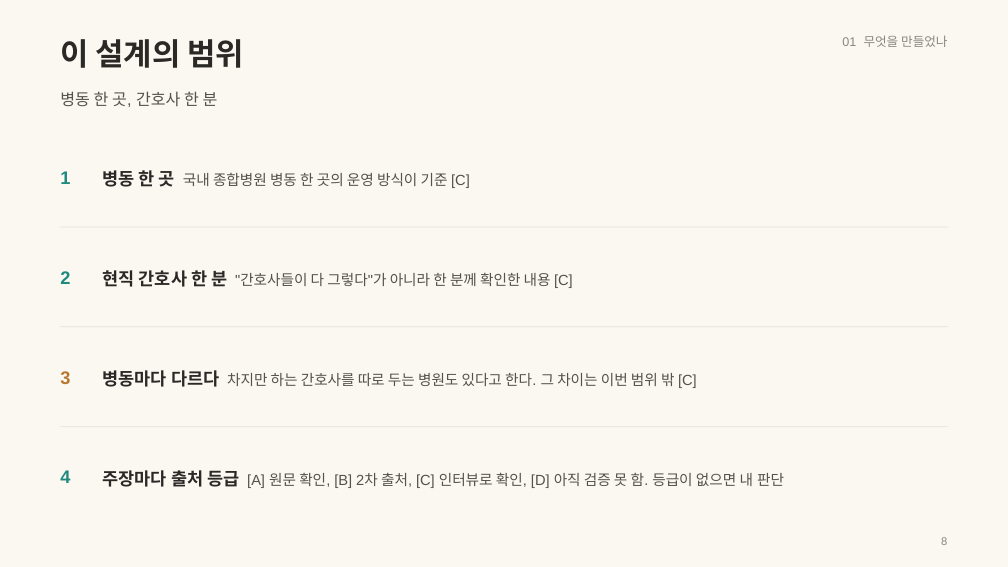
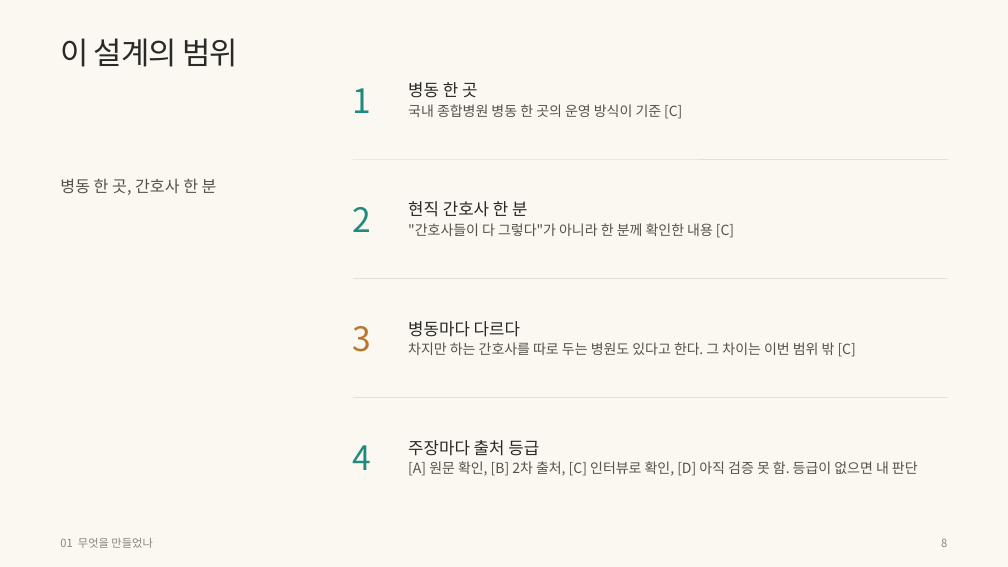
Before and after one commit to wodnjs2020136144/skala-webservice-mini, a slide deck: slide 8 of deliverables/10반_황재원_너와나의인계고리-개요.pptx. Drawn at 1008x567 pixels with LibreOffice and Linux fonts; fonts in the diff are those of the drawing. Boxes give left, top, right and bottom in pixels: in the first picture for what was removed or moved away, otherwise in the second. Text is boxed around its words. In the diff, an @@ line names an element or a change of style, - is before the commit and + after.

```diff
--- a/deliverables/10반_황재원_너와나의인계고리-개요.pptx
+++ b/deliverables/10반_황재원_너와나의인계고리-개요.pptx
@@ text "이 설계의 범위" at <box>60,38,238,67</box>: font Arial to Noto Sans CJK KR, letter spacing 0 to -0.6 pt, bold off; line spacing 1 to 1.05; vertical alignment middle to top @@
@@ text "1": place and size @@
-text "1" at <box>60,171,70,184</box>
+text "1" at <box>353,88,372,113</box>
@@ text "병동 한 곳 국내 종합병원 ...": place and size @@
-text "병동 한 곳 국내 종합병원 ..." at <box>103,170,470,188</box>
+text "병동 한 곳 국내 종합병원 ..." at <box>408,82,682,119</box>
@@ text "병동 한 곳 국내 종합병원 ..." at <box>408,82,682,119</box>: size 12.5 to 12 pt, bold off in "병동 한 곳"; size 10.5 to 10 pt in "국내 종합병원 병동 한 곳의 운영 방식이 ..."; font Arial to Noto Sans CJK KR @@
@@ text "병동 한 곳, 간호사 한 ...": place and size @@
-text "병동 한 곳, 간호사 한 ..." at <box>60,91,218,107</box>
+text "병동 한 곳, 간호사 한 ..." at <box>60,178,217,195</box>
@@ text "병동 한 곳, 간호사 한 ..." at <box>60,178,217,195</box>: font Arial to Noto Sans CJK KR; line spacing 1 to 1.25; vertical alignment middle to top @@
@@ text "2": place and size @@
-text "2" at <box>60,271,70,284</box>
+text "2" at <box>353,207,372,232</box>
@@ line added from (353, 159) to (948, 159), #E6E0D4 0.5 pt @@
@@ text "현직 간호사 한 분 "간호사들이 ...": place and size @@
-text "현직 간호사 한 분 "간호사들이 ..." at <box>103,270,573,288</box>
+text "현직 간호사 한 분 "간호사들이 ..." at <box>408,201,734,238</box>
@@ text "현직 간호사 한 분 "간호사들이 ..." at <box>408,201,734,238</box>: size 12.5 to 12 pt, bold off in "현직 간호사 한 분"; size 10.5 to 10 pt in ""간호사들이 다 그렇다"가 아니라 한 분께 확인한 ..."; font Arial to Noto Sans CJK KR @@
@@ line removed from (60, 227) to (948, 227) @@
@@ text "3": place and size @@
-text "3" at <box>60,371,70,384</box>
+text "3" at <box>353,326,372,352</box>
@@ line added from (353, 278) to (948, 278), #E6E0D4 0.5 pt @@
@@ text "병동마다 다르다 차지만 하는 간호사를 ...": place and size @@
-text "병동마다 다르다 차지만 하는 간호사를 ..." at <box>103,370,697,388</box>
+text "병동마다 다르다 차지만 하는 간호사를 ..." at <box>408,321,856,357</box>
@@ text "병동마다 다르다 차지만 하는 간호사를 ..." at <box>408,321,856,357</box>: size 12.5 to 12 pt, bold off in "병동마다 다르다"; size 10.5 to 10 pt in "차지만 하는 간호사를 따로 두는 병원도 있다고 ..."; font Arial to Noto Sans CJK KR @@
@@ line removed from (60, 327) to (948, 327) @@
@@ size 13 to 24 pt, font Arial to Noto Sans CJK KR, bold off in 4 elements at <box>353,88,372,113</box>, <box>353,207,372,232</box>, <box>353,326,372,352</box>, <box>353,445,372,470</box> @@
@@ text "4": place and size @@
-text "4" at <box>60,470,70,483</box>
+text "4" at <box>353,445,372,470</box>
@@ line moved from (60, 426) - (948, 426) to (353, 397) - (948, 397) @@
@@ text "주장마다 출처 등급 [A] 원문 ...": place and size @@
-text "주장마다 출처 등급 [A] 원문 ..." at <box>103,470,784,488</box>
+text "주장마다 출처 등급 [A] 원문 ..." at <box>408,440,918,476</box>
@@ text "주장마다 출처 등급 [A] 원문 ..." at <box>408,440,918,476</box>: size 12.5 to 12 pt, bold off in "주장마다 출처 등급"; size 10.5 to 10 pt in "[A] 원문 확인, [B] 2차 출처, [C] ..."; font Arial to Noto Sans CJK KR @@
@@ text "01 무엇을 만들었나": place and size @@
-text "01 무엇을 만들었나" at <box>842,35,947,47</box>
+text "01 무엇을 만들었나" at <box>60,538,152,548</box>
@@ text "01 무엇을 만들었나" at <box>60,538,152,548</box>: size 9 to 8 pt, font Arial to Noto Sans CJK KR; alignment right to left @@
@@ text "8" at <box>941,539,947,547</box>: font Arial to Noto Sans CJK KR @@
```
Also in this commit, not shown: 39 other slides changed, 13 other files.
